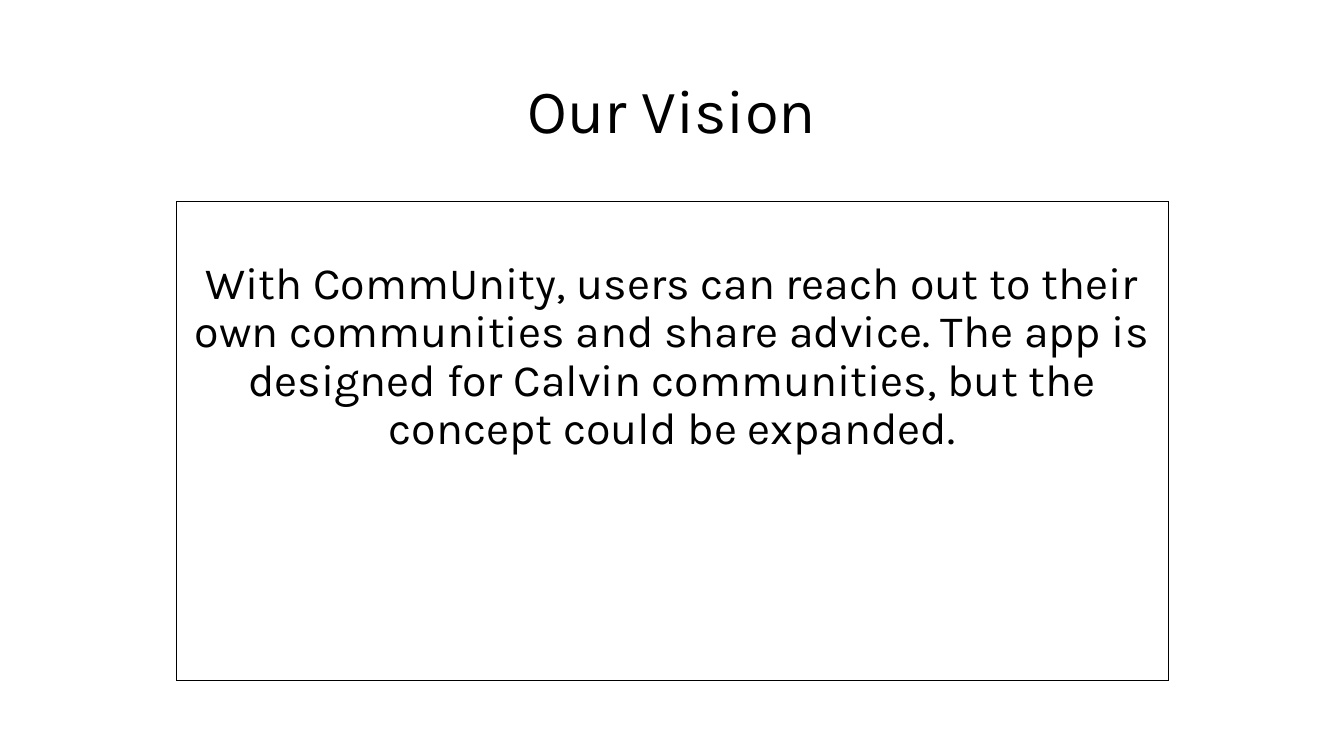
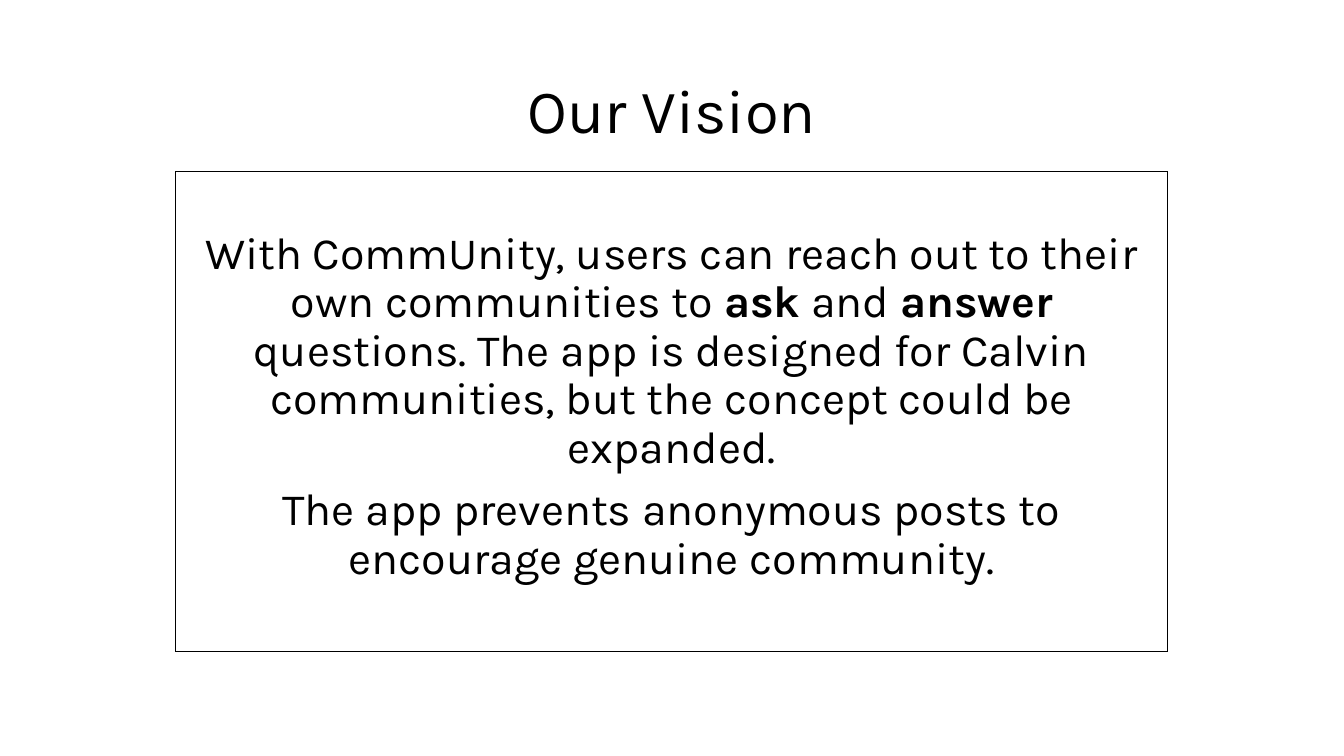
Before and after one commit to calvin-cs262-fall2025-teamE/Project, a slide deck: slide 4 of CommUnity Technical Presentation.pptx. Drawn at 1344x756 pixels with LibreOffice and Linux fonts; fonts in the diff are those of the drawing. Boxes give left, top, right and bottom in pixels: in the first picture for what was removed or moved away, otherwise in the second. Text is boxed around its words. In the diff, an @@ line names an element or a change of style, - is before the commit and + after.

```diff
--- a/CommUnity Technical Presentation.pptx
+++ b/CommUnity Technical Presentation.pptx
@@ text "With CommUnity, users can reach ...": place and size @@
-text "With CommUnity, users can reach ..." at (176, 202, 1169, 682)
+text "With CommUnity, users can reach ..." at (176, 171, 1169, 651)
@@ text at (205, 238, 1137, 585): text changed @@
-With CommUnity, users can reach out to their own communities and share advice. The app is designed for Calvin communities, but the concept could be expanded.
+With CommUnity, users can reach out to their own communities to ask and answer questions. The app is designed for Calvin communities, but the concept could be expanded.
+The app prevents anonymous posts to encourage genuine community.
```
Also in this commit, not shown: 5 other slides changed, 1 other file.
